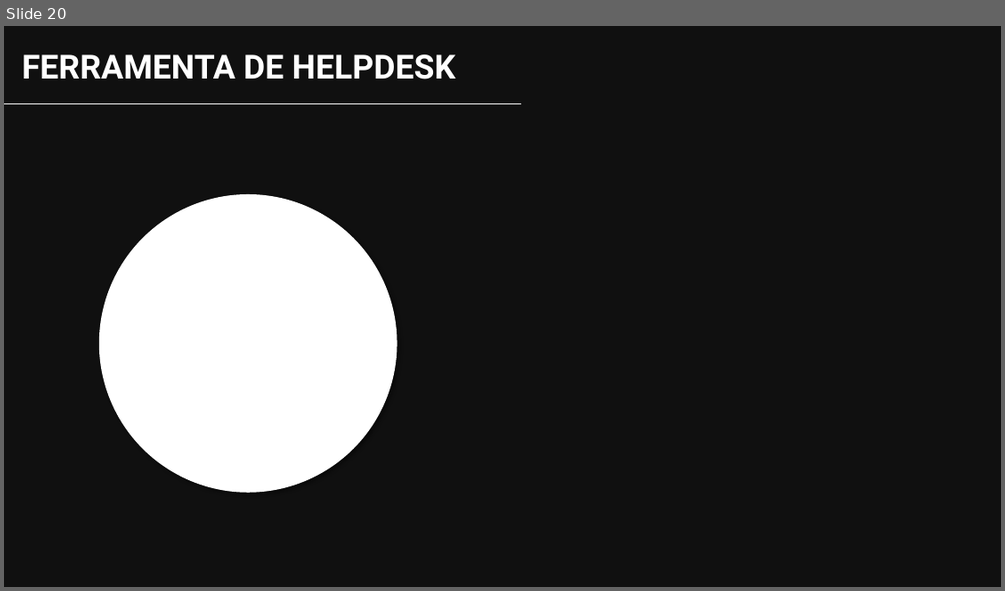
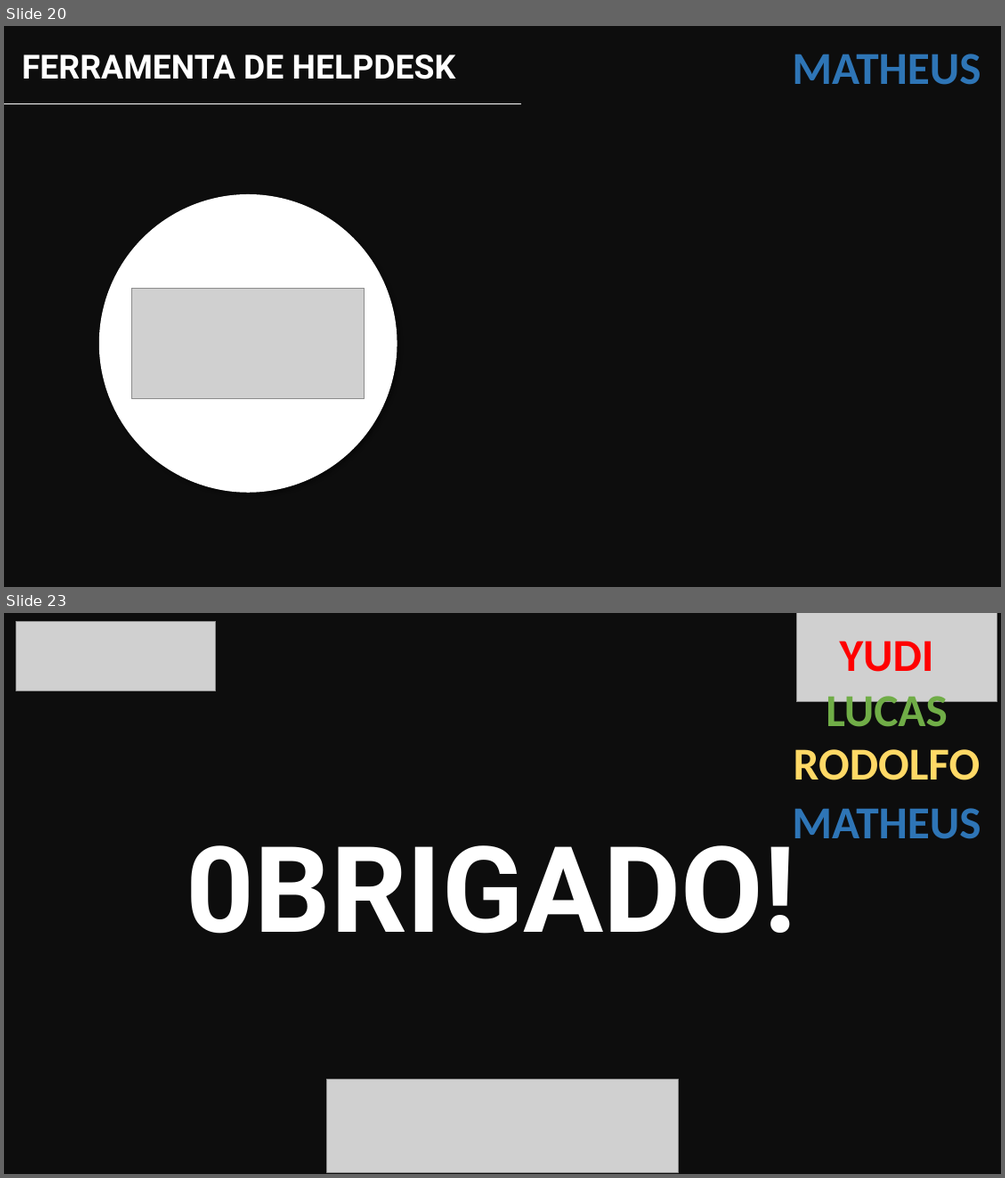
Before and after one commit to YudiG12/grupo-bandtec, a slide deck: Apresentação/inSensor.pptx. Shown one above the other, each under a label of ours: slide 20 before the commit, slides 20 and 23 after it; the slides between them are not shown. The pictures are 1005x591 and 1005x1178 pixels, drawn with LibreOffice and Linux fonts; fonts in the diff are those of the drawing; grey boxes stand for pictures; background and template pictures are left out; a plain dark background stands for a picture behind light text. Boxes give left, top, right and bottom in pixels: in the first picture for what was removed or moved away, otherwise in the second. Text is boxed around its words. In the diff, an @@ line names an element or a change of style, - is before the commit and + after.

```diff
--- a/Apresentação/inSensor.pptx
+++ b/Apresentação/inSensor.pptx
@@ slide 23 added at bbox=[4, 613, 1001, 1174], background picture (left out) @@
@@ rectangle added at bbox=[4, 613, 1001, 1174], fill #0D0D0D at 87% opacity @@
@@ picture added at bbox=[16, 621, 216, 690] @@
@@ picture added at bbox=[797, 613, 997, 702] @@
@@ text added at bbox=[840, 641, 934, 672], 44 pt, text #FF0000, bold @@
+YUDI
@@ text added at bbox=[825, 689, 947, 726], 44 pt, text #70AD47, bold @@
+LUCAS
@@ text added at bbox=[793, 749, 980, 780], 44 pt, text #FFD966, bold @@
+RODOLFO
@@ text added at bbox=[186, 822, 796, 933], 115 pt, text #FFFFFF, bold @@
+0BRIGADO!
@@ text added at bbox=[792, 808, 980, 839], 44 pt, text #2E75B6, bold @@
+MATHEUS
@@ picture added at bbox=[327, 1078, 678, 1172] @@
@@ slide 20 changed as well @@
@@ text added at bbox=[792, 54, 980, 85], 44 pt, text #2E75B6, bold @@
+MATHEUS
@@ picture added at bbox=[132, 288, 364, 398] @@
```
Also in this commit, not shown: 19 other slides changed, 2 other slides added.
